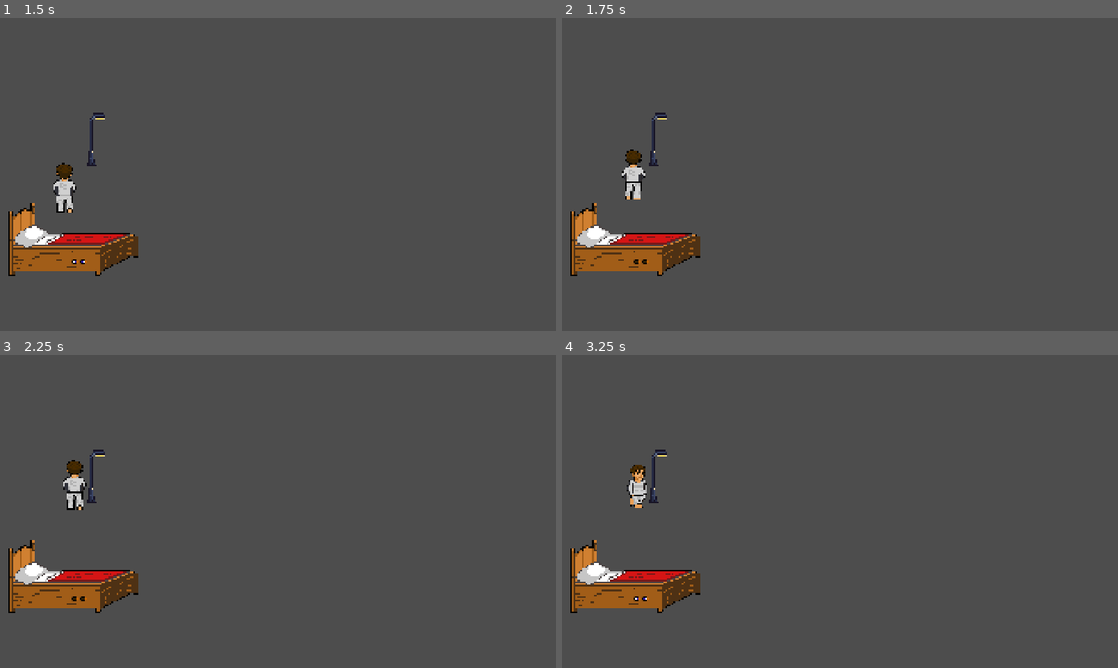
Above: before the commit, frames 1-4 (two rows, left to right).
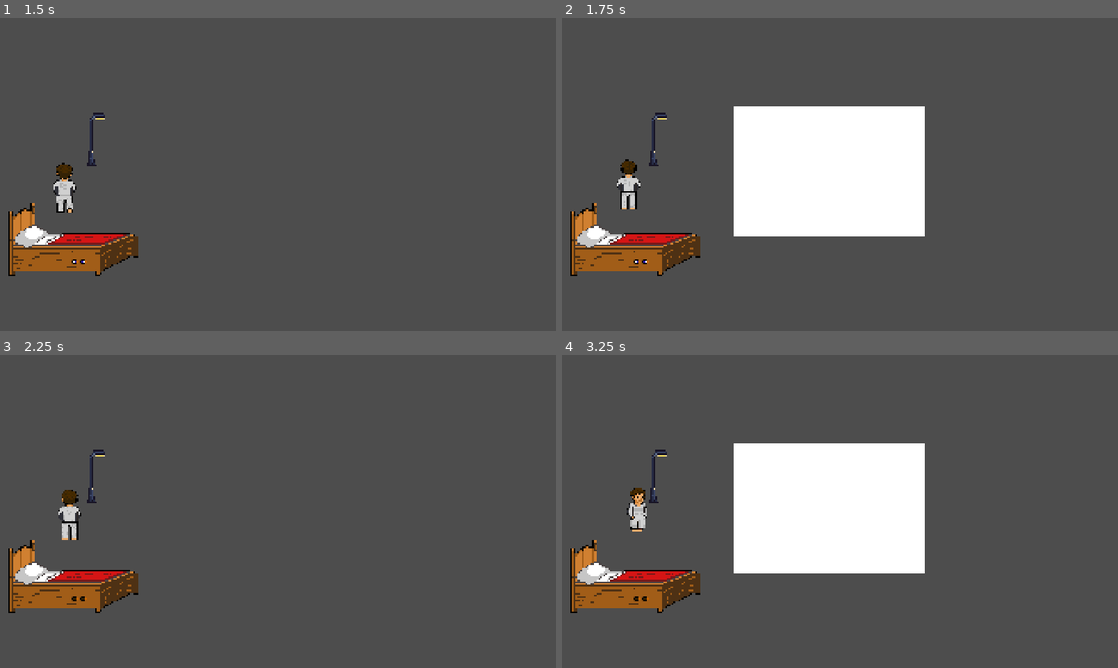
Above: after the commit, the same moments.

Repository: jacclelol/CodeBreaker-v.-2
Game: Godot game, scene res://start_menu.tscn
Same seed, same stepped clock (60 frames per second), same inputs: the game is played once before the commit and once after it. The engine's default icon, where the game draws it, is replaced by a stand-in: a white triangle on a blue panel in a dark square.
Inputs (mouse positions are in pixels of both pictures, inside the frame that each line leads up to):
- Up to frame 1 (1.5 s): click "Zapnout hru" at 0.5 s; tap Enter at 1.25 s; move the mouse to (94, 105) at 1.27 s; press the mouse at (94, 105) at 1.28 s
- Up to frame 2 (1.75 s): tap E (open_inv) at 1.55 s
- Up to frame 3 (2.25 s): move the mouse to (166, 527) at 2.02 s; release the mouse at (166, 527) at 2.03 s; tap E (open_inv) at 2.1 s
- Up to frame 4 (3.25 s): click (728, 527) at 2.3 s; move the mouse to (895, 442) at 2.77 s; press the mouse at (895, 442) at 2.78 s; tap E (open_inv) at 3.05 s

Frame 1 is identical in both runs. In frame 2, 15% of the frame differs, in the area x 9-66%, y 28-79%; in frame 3, 0.8%; in frame 4, 15%, in the area x 11-66%, y 28-79%.

Commit message:
Logika inventare

Diff:
--- a/inventory.gd
+++ b/inventory.gd
@@ -1,4 +1,55 @@
 extends CanvasLayer
+
+var items = [null, null, null, null, null, null, null, null]
+const slots_count = 8
+var free_slot: int
+
+func check_slot():
+	for i in 8:
+		if items[i] == null:
+			print("volny slot")
+			free_slot = i
+			return
+		else:
+			print("plny slot")
+			free_slot = -1
+
+func add_to_inv(item: String):
+	check_slot()
+	if free_slot != -1:
+		update_visuals(item, free_slot)
+		items[free_slot] = item
+		print("Volny slot je",  free_slot)
+	else:
+		print("neni volny slot")
+
+var slot_path
+var slot_node
+
+func update_visuals(item: String, free_slot: int):
+	slot_path = "Control/ColorRect/slot" + str(free_slot)
+	slot_node = get_node(slot_path)
+	slot_node.texture = load("res://icon.svg")
+
+var selected
+func _on_color_rect_gui_input(event: InputEvent) -> void:
+	if event.is_action_pressed("left_click"):
+		for i in get_child_count():
+			var slot = get_child(i)
+
+			# Je to opravdu TextureRect? (pro jistotu)
+			if slot is TextureRect:
+
+				# MAGIE:
+				# get_global_rect() vrátí obdélník slotu na obrazovce.
+				# has_point() zkontroluje, jestli je myš uvnitř.
+				if slot.get_global_rect().has_point(event.global_position):
+
+					print("Klikl jsi na TextureRect (slot) č.: ", i)
+					selected.emit(i)
+					return
+
+
 
 var inventory = [null, null, null, null]
 var current_scene_path: String
@@ -12,6 +63,7 @@
 	print("Aktuální cesta scény: ", current_scene_path)
 func _input(event):
 	if event.is_action_pressed("open_inv"):
+		current_scene_path = get_tree().current_scene.get_path()
 		if PauseMenu.visible or current_scene_path == "/root/StartMenu":
 			print("nejde...")
 			return
--- a/inventory.tscn
+++ b/inventory.tscn
@@ -19,37 +19,62 @@
 offset_right = 1256.0
 offset_bottom = 754.0
 
-[node name="slot1" type="ColorRect" parent="Control/ColorRect"]
+[node name="slot0" type="TextureRect" parent="Control/ColorRect"]
 layout_mode = 0
-offset_left = 119.0
-offset_top = 66.0
-offset_right = 159.0
-offset_bottom = 106.0
-color = Color(1.92523e-07, 0.302662, 0.7810896, 1)
+offset_left = 43.0
+offset_top = 36.0
+offset_right = 171.0
+offset_bottom = 164.0
 
-[node name="slot2" type="ColorRect" parent="Control/ColorRect"]
+[node name="slot1" type="TextureRect" parent="Control/ColorRect"]
 layout_mode = 0
-offset_left = 188.0
-offset_top = 70.0
-offset_right = 228.0
-offset_bottom = 110.0
-color = Color(1.92523e-07, 0.302662, 0.7810896, 1)
+offset_left = 197.0
+offset_top = 34.0
+offset_right = 197.0
+offset_bottom = 34.0
 
-[node name="slot3" type="ColorRect" parent="Control/ColorRect"]
+[node name="slot2" type="TextureRect" parent="Control/ColorRect"]
 layout_mode = 0
-offset_left = 262.0
-offset_top = 66.0
-offset_right = 302.0
-offset_bottom = 106.0
-color = Color(1.92523e-07, 0.302662, 0.7810896, 1)
+offset_left = 352.0
+offset_top = 42.0
+offset_right = 352.0
+offset_bottom = 42.0
 
-[node name="slot4" type="ColorRect" parent="Control/ColorRect"]
+[node name="slot3" type="TextureRect" parent="Control/ColorRect"]
 layout_mode = 0
-offset_left = 324.0
-offset_top = 67.0
+offset_left = 508.0
+offset_top = 42.0
+offset_right = 508.0
+offset_bottom = 42.0
+
+[node name="slot4" type="TextureRect" parent="Control/ColorRect"]
+layout_mode = 0
+offset_left = 55.0
+offset_top = 243.0
+offset_right = 55.0
+offset_bottom = 243.0
+
+[node name="slot5" type="TextureRect" parent="Control/ColorRect"]
+layout_mode = 0
+offset_left = 209.0
+offset_top = 241.0
+offset_right = 209.0
+offset_bottom = 241.0
+
+[node name="slot6" type="TextureRect" parent="Control/ColorRect"]
+layout_mode = 0
+offset_left = 364.0
+offset_top = 249.0
 offset_right = 364.0
-offset_bottom = 107.0
-color = Color(1.92523e-07, 0.302662, 0.7810896, 1)
+offset_bottom = 249.0
+
+[node name="slot7" type="TextureRect" parent="Control/ColorRect"]
+layout_mode = 0
+offset_left = 520.0
+offset_top = 249.0
+offset_right = 520.0
+offset_bottom = 249.0
 
 [connection signal="ready" from="." to="." method="_ready"]
 [connection signal="ready" from="." to="." method="_on_ready"]
+[connection signal="gui_input" from="Control/ColorRect" to="." method="_on_color_rect_gui_input"]
--- /dev/null
+++ b/inventory_item.gd
@@ -0,0 +1,7 @@
+extends Resource
+
+class_name InventoryItem
+
+@export var name: String = ""
+@export var description: String = ""
+@export var texture: Texture2D
--- a/main_scene.gd
+++ b/main_scene.gd
@@ -19,7 +19,9 @@
 
 func _start_change():
 	if !player.is_clothed:
+		Inventory.add_to_inv("res://icon.svg")
 		player.show_dialog("Převleču se...", 5)
 		player.change_clothes()
 	else:
+		Inventory.add_to_inv("res://icon.svg")
 		player.show_dialog("Už jsem převlečen...", 2)
--- a/pause_menu.gd
+++ b/pause_menu.gd
@@ -9,6 +9,7 @@
 
 func _input(event):
 	if event.is_action_pressed("ui_cancel"): # Obvykle ESC
+		current_scene = get_tree().current_scene.get_path()
 		if Inventory.visible and current_scene != "/root/StartMenu":
 			Inventory.visible = false
 			toggle_pause()
Not shown, added: inventory_item.gd.uid
Not shown, added: inventory.tscn2144700258.tmp
